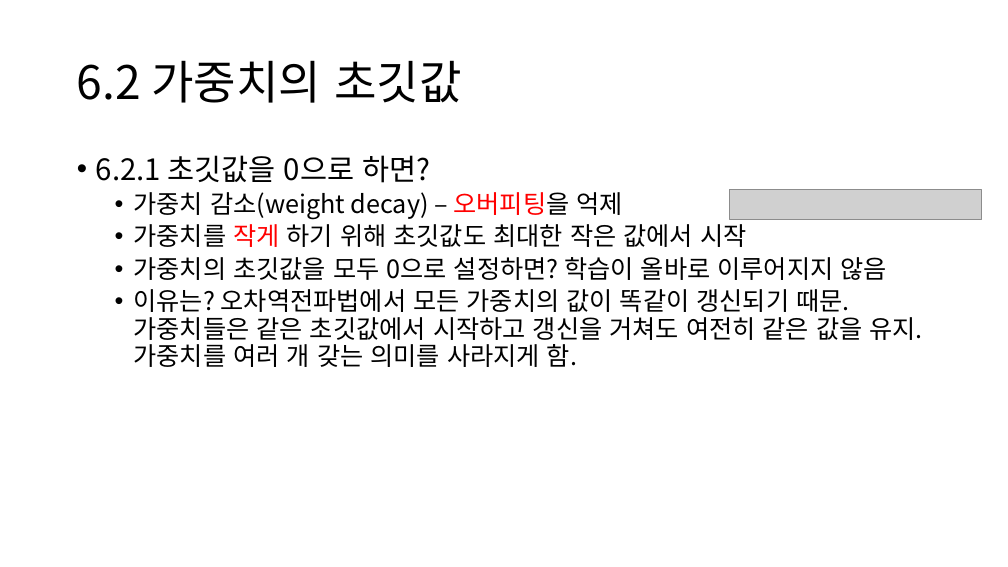
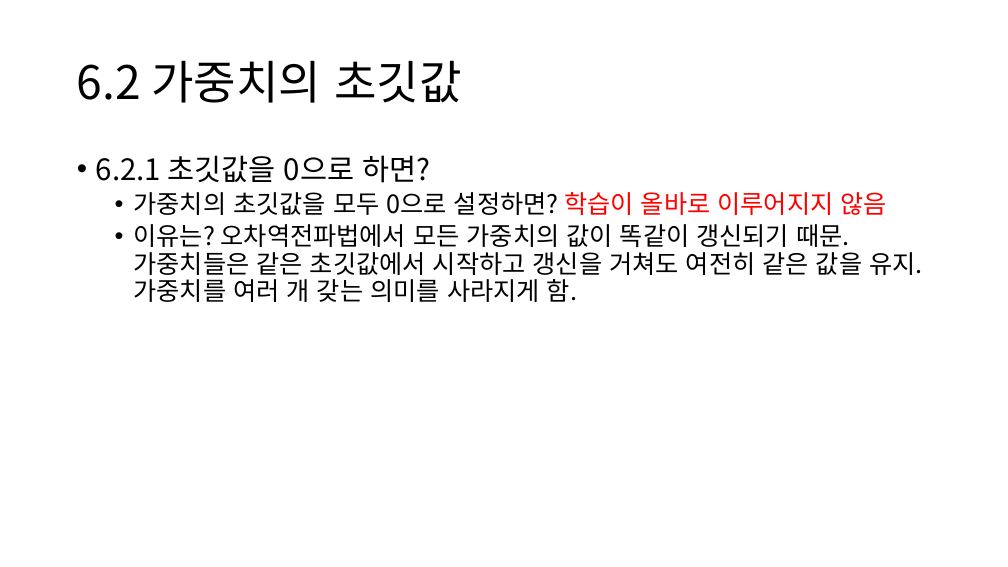
Before and after one commit to DL-StudyGroup/deep_learning_from_scratch, a slide deck: slide 26 of presentation/Week09.학습 관련 기술들.pptx (slide 21 before the commit). Drawn at 1008x567 pixels with LibreOffice and Linux fonts; fonts in the diff are those of the drawing; grey boxes stand for pictures. Boxes give left, top, right and bottom in pixels: in the first picture for what was removed or moved away, otherwise in the second. Text is boxed around its words. In the diff, an @@ line names an element or a change of style, - is before the commit and + after.

```diff
--- a/presentation/Week09.학습 관련 기술들.pptx
+++ b/presentation/Week09.학습 관련 기술들.pptx
@@ text at bbox=[134, 192, 746, 247]: paragraphs removed @@
-  • 가중치 감소(weight decay) – 오버피팅을 억제
-  • 가중치를 작게 하기 위해 초깃값도 최대한 작은 값에서 시작
@@ text at bbox=[134, 192, 886, 215]: text colour #000000 to #FF0000 in "학습이 올바로 이루어지지 않음" @@
@@ picture removed at bbox=[730, 189, 982, 219] @@
```
Also in this commit, not shown: 14 other slides changed, 6 slides added, 1 slide removed.
